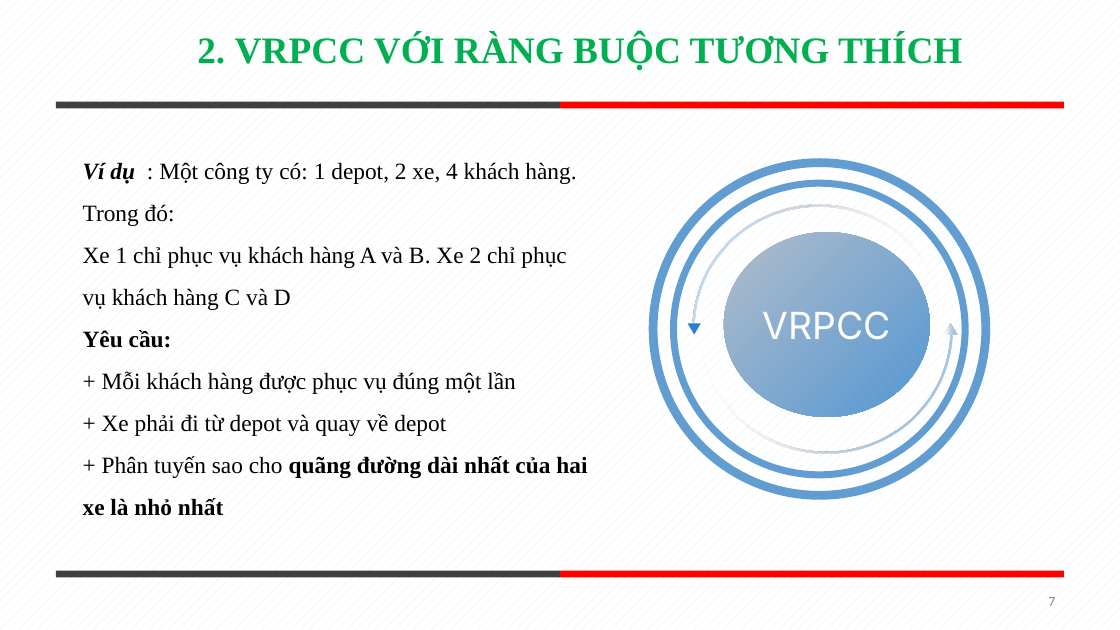
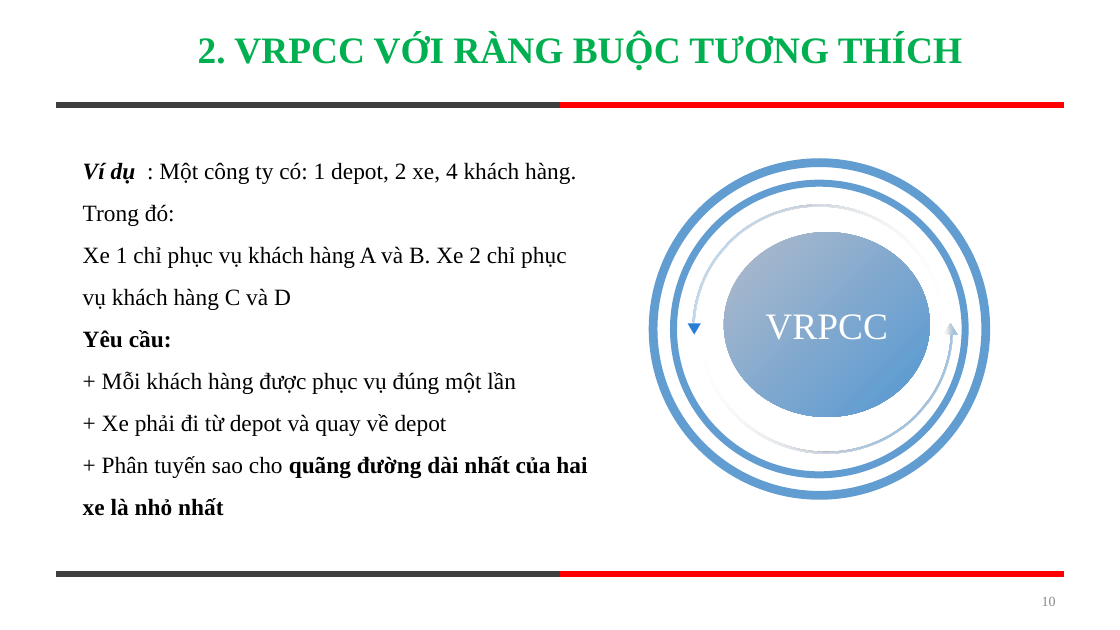
Before and after one commit to tuanxx31/DACTDLGT, a slide deck: slide 10 of baocao.pptx (slide 7 before the commit). Drawn at 1120x630 pixels with LibreOffice and Linux fonts; fonts in the diff are those of the drawing. Boxes give left, top, right and bottom in pixels: in the first picture for what was removed or moved away, otherwise in the second. Text is boxed around its words. In the diff, an @@ line names an element or a change of style, - is before the commit and + after.

```diff
--- a/baocao.pptx
+++ b/baocao.pptx
@@ background pattern #E0EBF6 on #FFFFFF to #FFFFFF @@
@@ ellipse at [612, 122, 1028, 537]: outline #9D90A0 7.5 pt to #629DD1 7.5 pt @@
@@ ellipse at [674, 183, 965, 475]: outline #9D90A0 6 pt to #629DD1 6 pt @@
@@ arch (boxed as its full ring) at [693, 204, 946, 454]: fill gradient #F7FAFD to #CCD2DD to #C0D8ED to gradient #F5F9FC to #CAD1DC to #BED7EC; mirrored; rotation 0 to 180 degrees @@
@@ arch (boxed as its full ring) at [700, 204, 953, 454]: fill gradient #A1C4E3 to #CCD2DD to #F7FAFD to gradient #9FC3E3 to #CAD1DC to #F5F9FC; mirrored; rotation 180 to 0 degrees @@
@@ ellipse "VRPCC" at [724, 232, 930, 417]: font Inter to Times New Roman; fill gradient #B2BCCB to #629DD1 to gradient #B1BBCB to #629DD1 @@
@@ triangle at [944, 323, 958, 334]: fill gradient #A1C4E3 to #CCD2DD to #F7FAFD to gradient #9FC3E3 to #CAD1DC to #F5F9FC; proportions changed; mirrored; rotation 180 to 0 degrees @@
@@ page number at [1042, 597, 1056, 606]: text changed; font Calibri to Times New Roman; text colour #8C8C8C to #888888 @@
-7
+10
```
Also in this commit, not shown: 17 other slides changed, 4 slides added, 1 slide removed.
